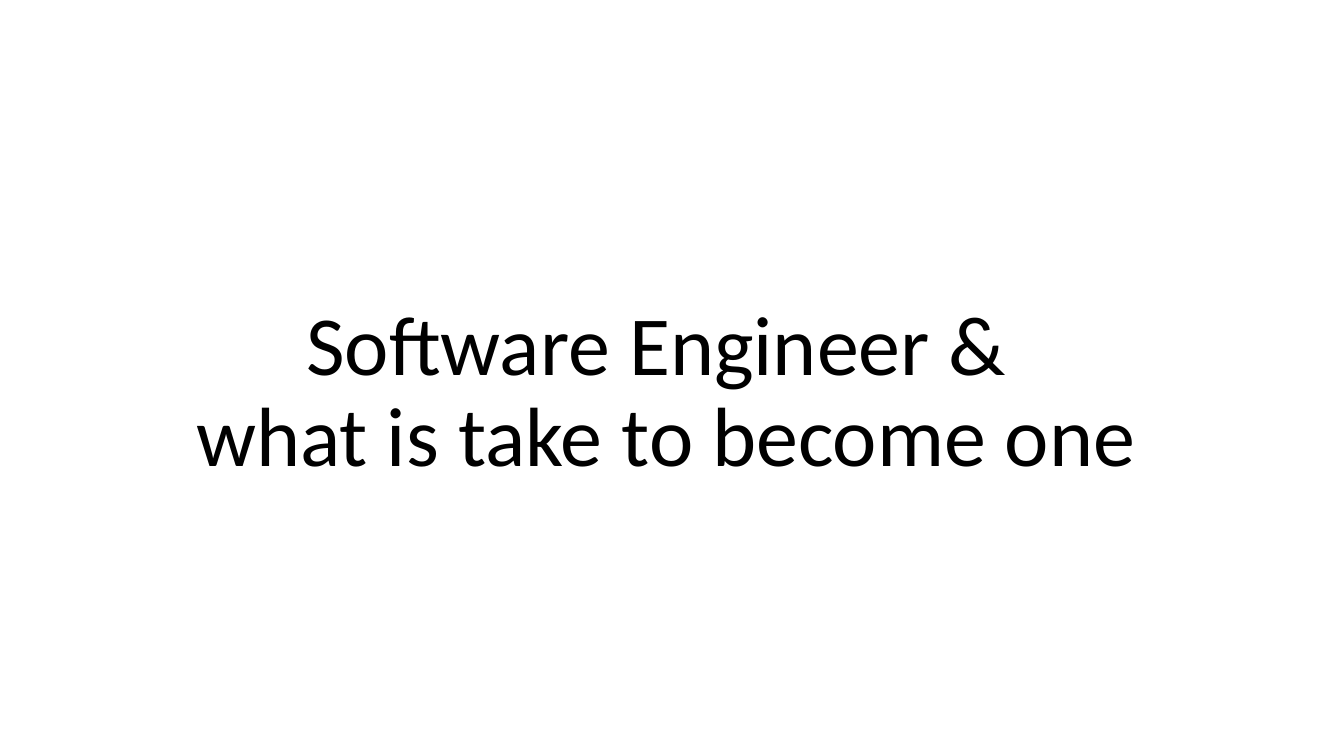
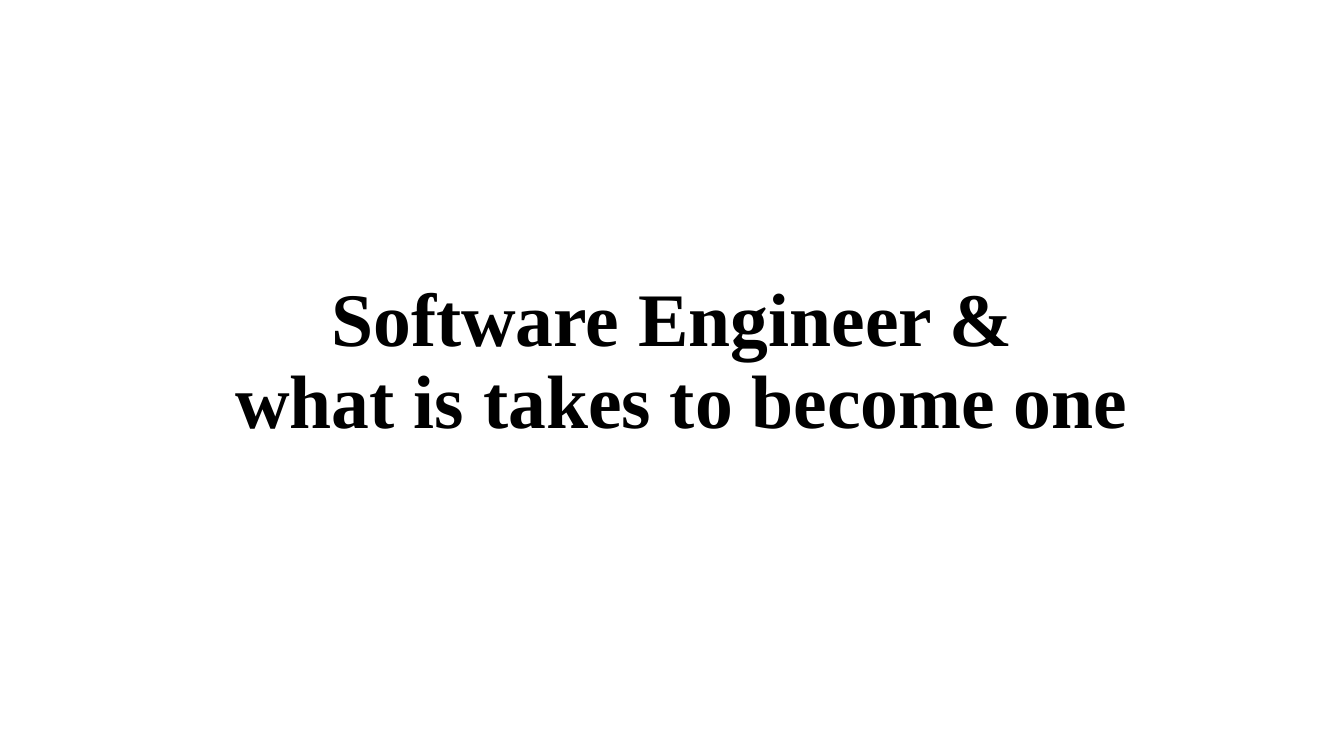
Before and after one commit to ngohungphuc/Presentation, a slide deck: slide 1 of SE.pptx. Drawn at 1344x756 pixels with LibreOffice and Linux fonts; fonts in the diff are those of the drawing. Boxes give left, top, right and bottom in pixels: in the first picture for what was removed or moved away, otherwise in the second. Text is boxed around its words. In the diff, an @@ line names an element or a change of style, - is before the commit and + after.

Commit message:
update slide

```diff
--- a/SE.pptx
+++ b/SE.pptx
@@ title at (x1=235, y1=292, x2=1127, y2=429): text changed; size 60 to 54 pt; font Calibri to Times New Roman; bold on @@
-Software Engineer &
-what is take to become one
+Software Engineer &
+what is takes to become one
```
Also in this commit, not shown: 5 other slides changed, 6 slides added.
